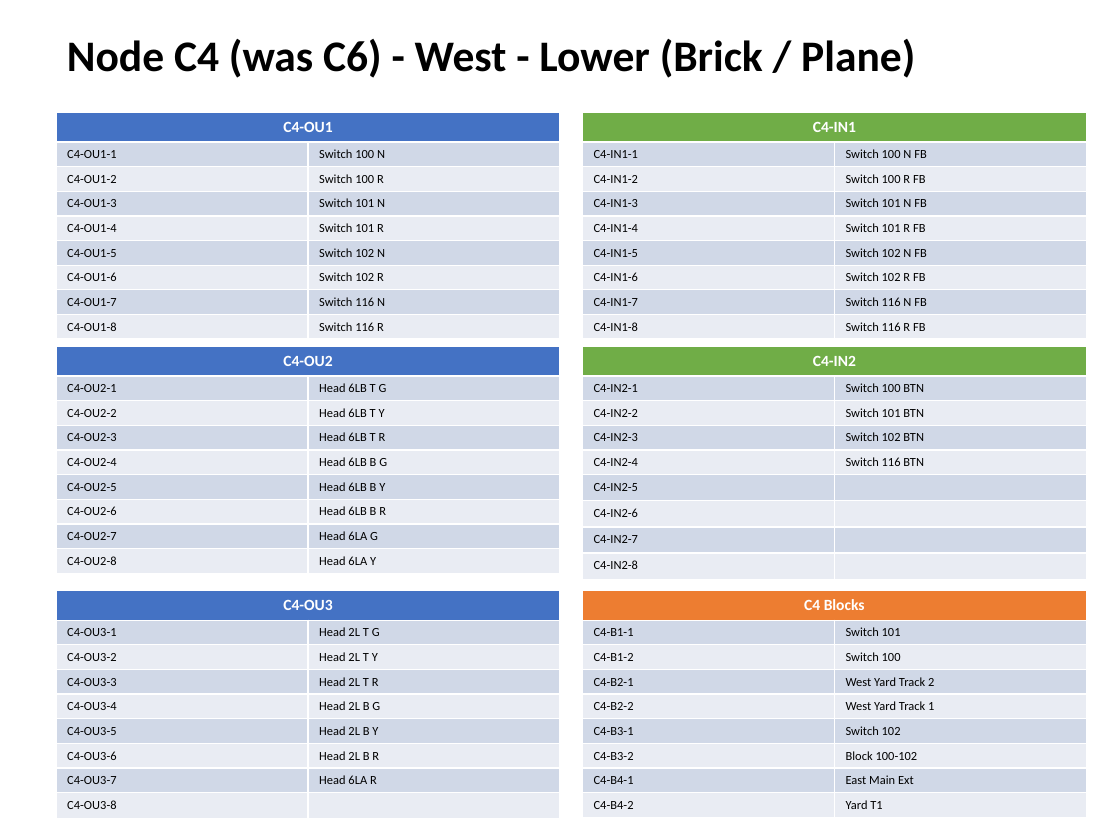
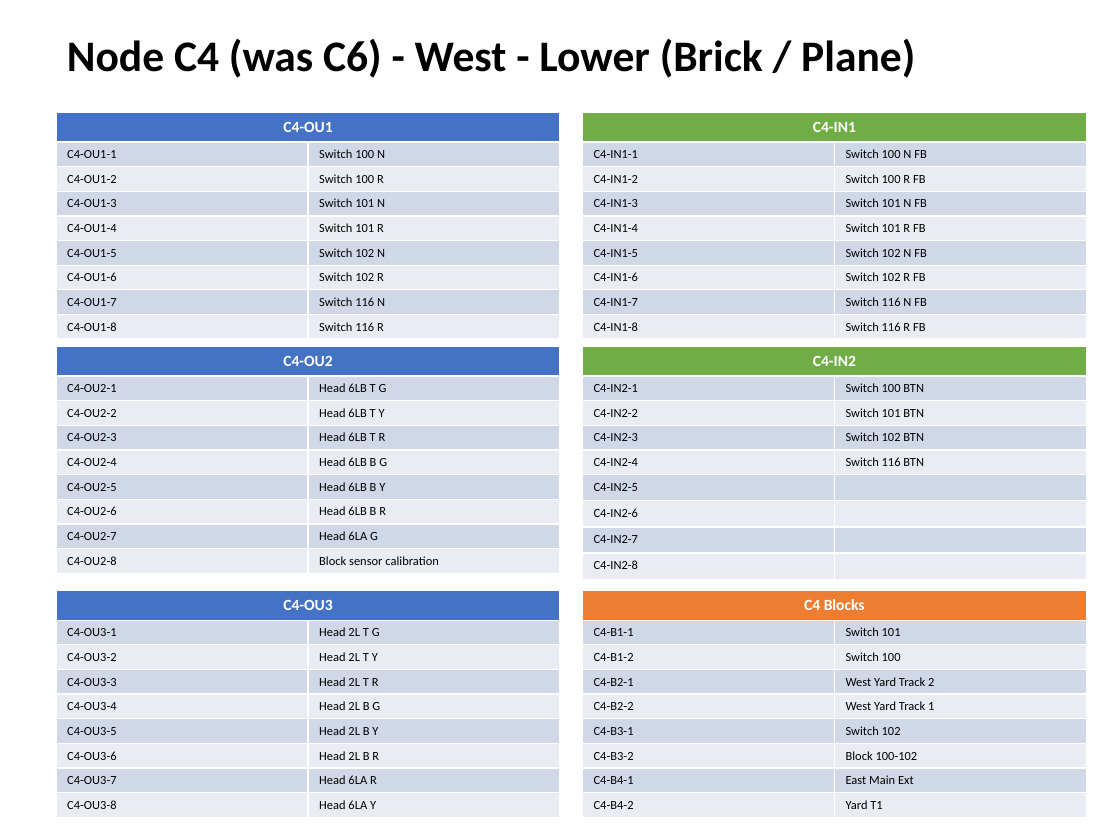
Before and after one commit to lnevo/hart, a slide deck: slide 6 of docs/wiring/Wiring_Schematic.pptx. Drawn at 1120x840 pixels with LibreOffice and Linux fonts; fonts in the diff are those of the drawing. Boxes give left, top, right and bottom in pixels: in the first picture for what was removed or moved away, otherwise in the second. Text is boxed around its words. In the diff, an @@ line names an element or a change of style, - is before the commit and + after.

```diff
--- a/docs/wiring/Wiring_Schematic.pptx
+++ b/docs/wiring/Wiring_Schematic.pptx
@@ table at (56,346,560,569) @@
-row 9, column 2: Head 6LA Y
+row 9, column 2: Block sensor calibration
@@ table at (56,590,560,813) @@
-row 9, column 2: 
+row 9, column 2: Head 6LA Y
```
Also in this commit, not shown: 11 other slides changed, 13 other files.
